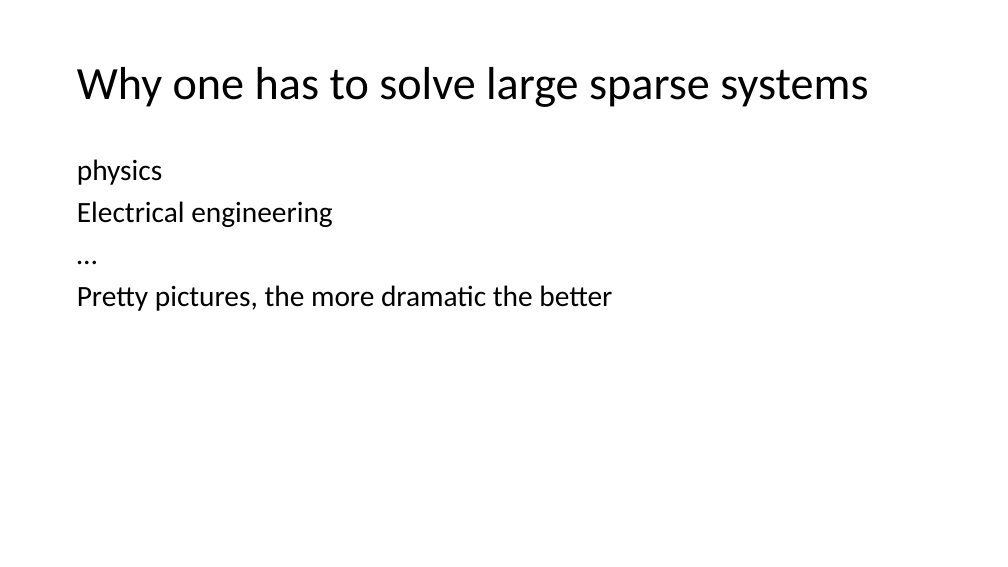
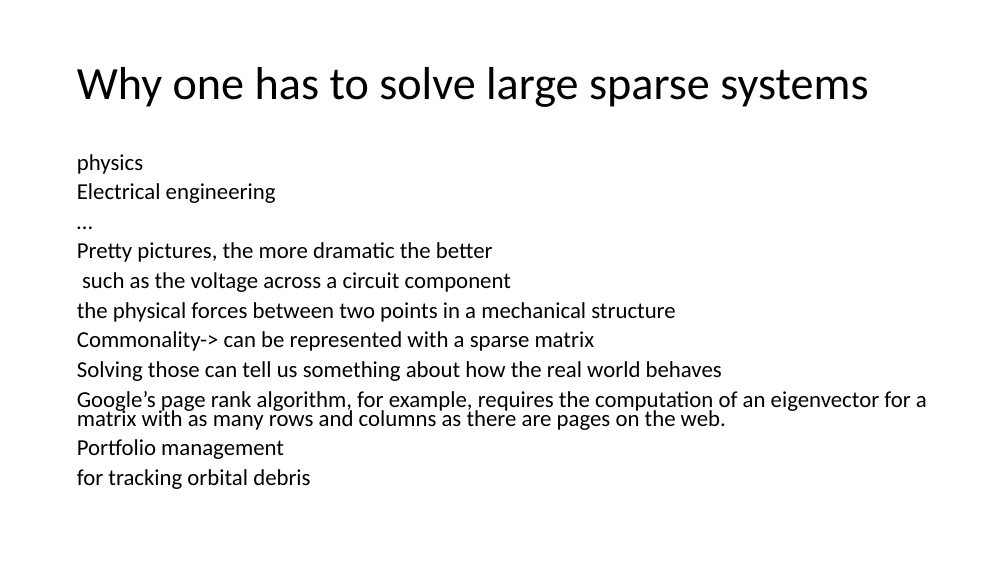
Before and after one commit to TheSlimvReal/PSE---LA-meets-ML, a slide deck: slide 2 of Final Presentation/La meets ML.pptx. Drawn at 1008x567 pixels with LibreOffice and Linux fonts; fonts in the diff are those of the drawing. Boxes give left, top, right and bottom in pixels: in the first picture for what was removed or moved away, otherwise in the second. Text is boxed around its words. In the diff, an @@ line names an element or a change of style, - is before the commit and + after.

```diff
--- a/Final Presentation/La meets ML.pptx
+++ b/Final Presentation/La meets ML.pptx
@@ text at (x1=77, y1=154, x2=493, y2=262): size 28 to 21.7 pt in "physics", "Electrical engineering", "…", "Pretty pictures, the more dramatic the better"; line spacing 0.9 to 0.7 @@
@@ text at (x1=77, y1=272, x2=927, y2=489): paragraphs added @@
+such as the voltage across a circuit component
+the physical forces between two points in a mechanical structure
+Commonality-> can be represented with a sparse matrix
+Solving those can tell us something about how the real world behaves
+Google’s page rank algorithm, for example, requires the computation of an eigenvector for a matrix with as many rows and columns as there are pages on the web.
+Portfolio management
+for tracking orbital debris
```
Also in this commit, not shown: 10 slides added.
